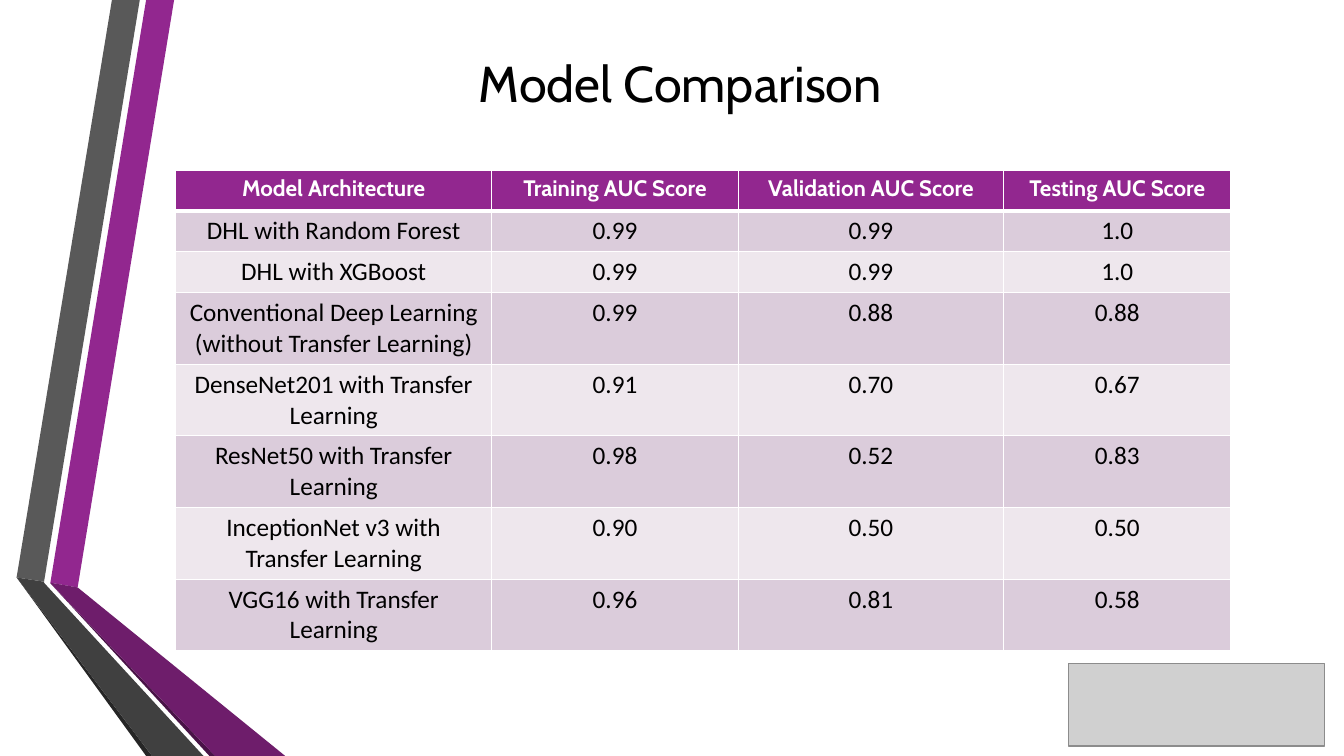
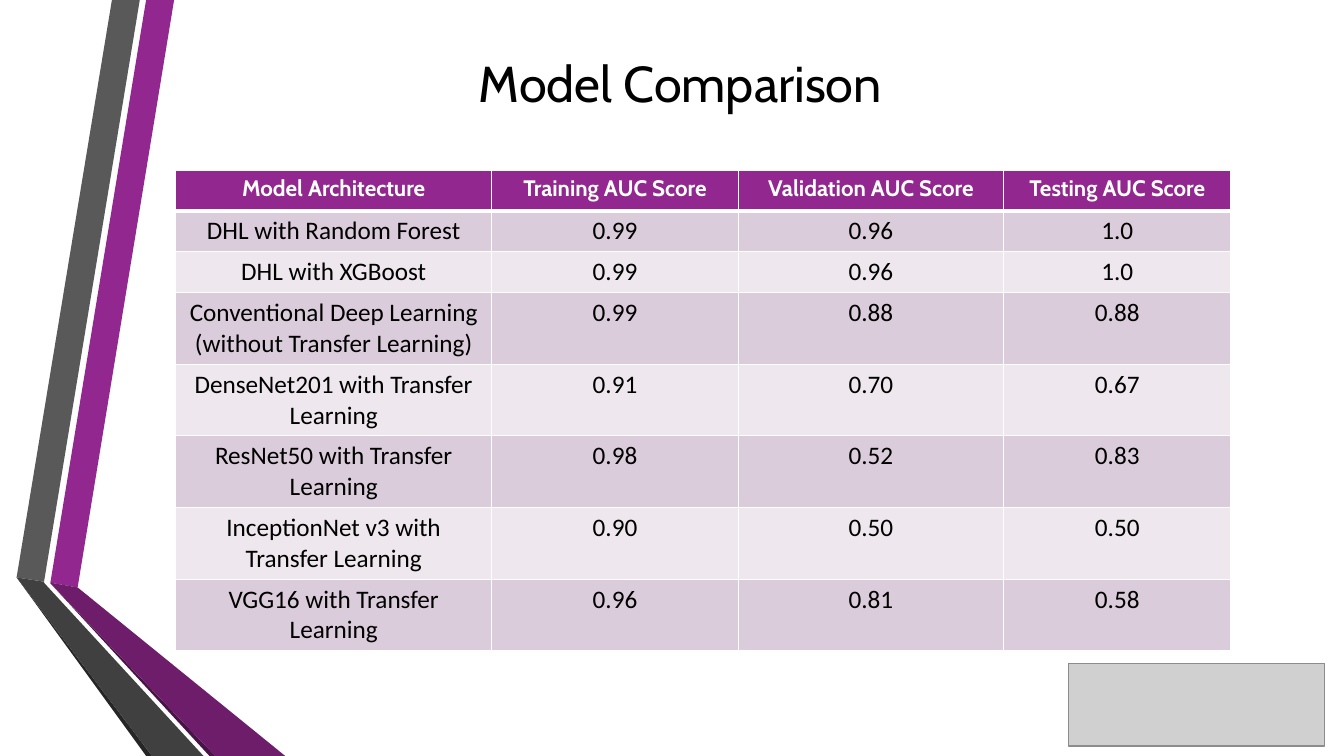
Before and after one commit to adib0073/NUMODRIL, a slide deck: slide 19 of Presentation/GIDS_2020.pptx. Drawn at 1344x756 pixels with LibreOffice and Linux fonts; fonts in the diff are those of the drawing; grey boxes stand for pictures; background and template pictures are left out. Boxes give left, top, right and bottom in pixels: in the first picture for what was removed or moved away, otherwise in the second. Text is boxed around its words. In the diff, an @@ line names an element or a change of style, - is before the commit and + after.

```diff
--- a/Presentation/GIDS_2020.pptx
+++ b/Presentation/GIDS_2020.pptx
@@ table at box(175, 170, 1231, 647) @@
-row 2, column 3: 0.99
+row 2, column 3: 0.96
-row 3, column 3: 0.99
+row 3, column 3: 0.96
```
Also in this commit, not shown: 7 other slides changed.
